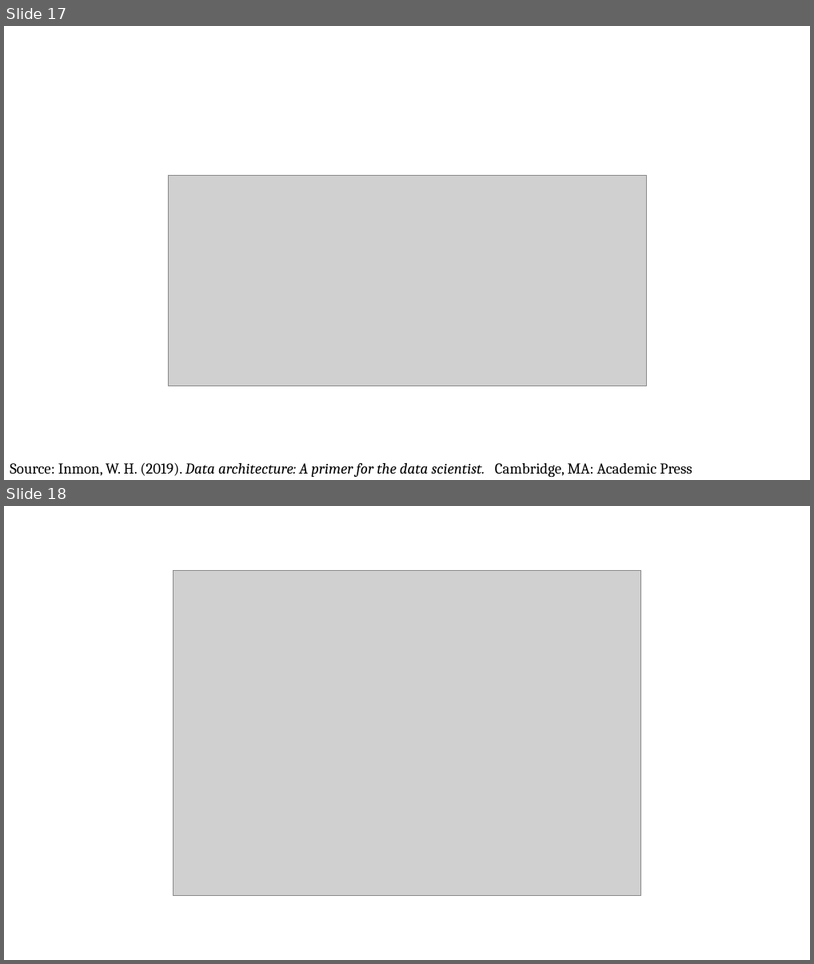
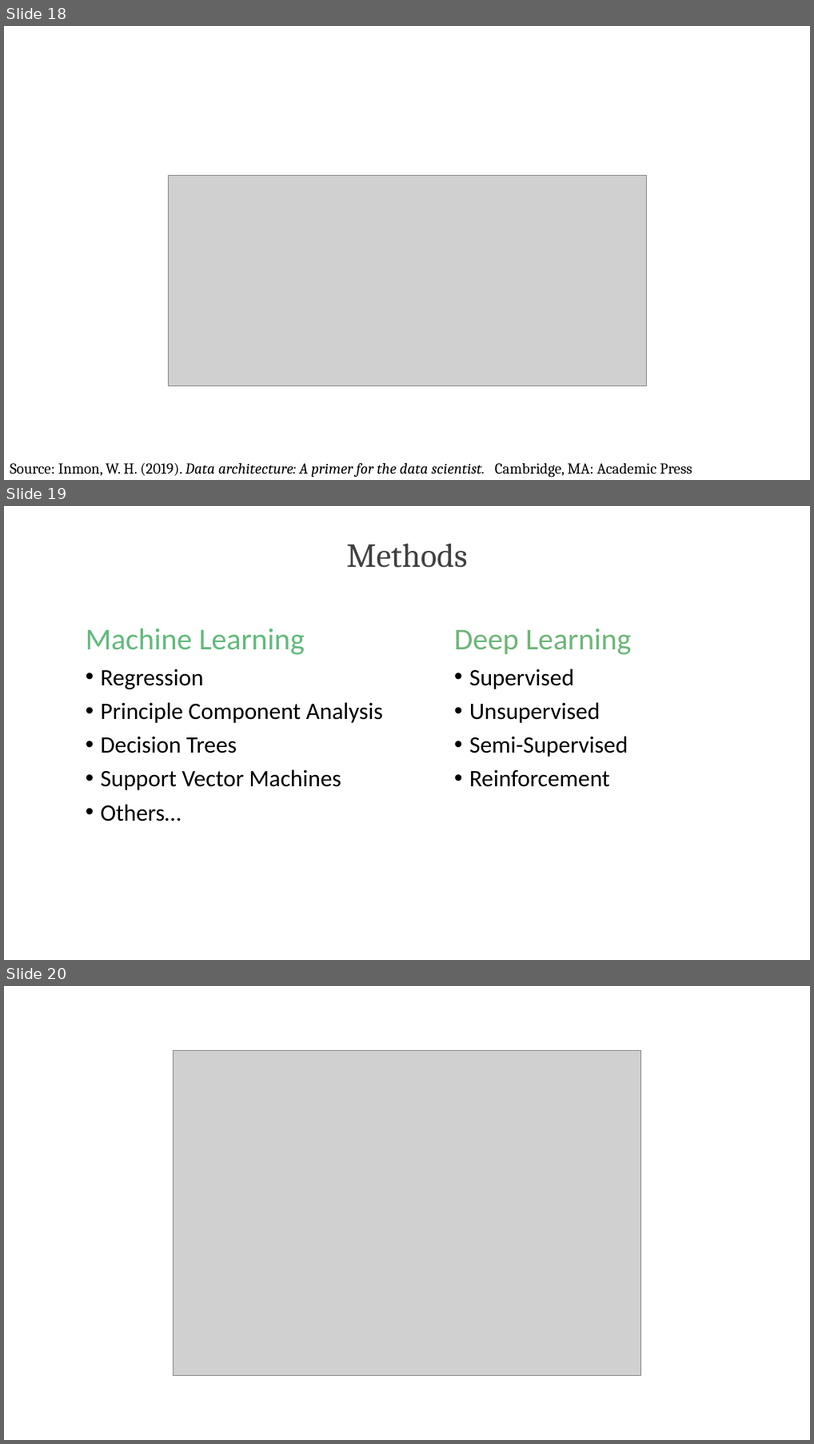
Before and after one commit to PracticumAI/what_is_ai, a slide deck: presentations/01_practicum_intro.pptx. Shown one above the other, each under a label of ours: slides 17 and 18 before the commit, slides 18, 19 and 20 after it. The pictures are 814x964 and 814x1444 pixels, drawn with LibreOffice and Linux fonts; fonts in the diff are those of the drawing; grey boxes stand for pictures. Boxes give left, top, right and bottom in pixels: in the first picture for what was removed or moved away, otherwise in the second. Text is boxed around its words. In the diff, an @@ line names an element or a change of style, - is before the commit and + after.

```diff
--- a/presentations/01_practicum_intro.pptx
+++ b/presentations/01_practicum_intro.pptx
@@ slide 19 added at [4, 506, 810, 960], background #FFFFFF @@
@@ text added at [346, 544, 467, 568], 40 pt, text #404040 @@
+Methods
@@ text added at [86, 628, 383, 821], 28 pt, text #000000 @@
+Machine Learning
+• Regression
+• Principle Component Analysis
+• Decision Trees
+• Support Vector Machines
+• Others…
@@ text added at [454, 628, 631, 787], 28 pt, text #000000 @@
+Deep Learning
+• Supervised
+• Unsupervised
+• Semi-Supervised
+• Reinforcement
@@ what was slide 17 is now slide 18 @@
@@ what was slide 18 is now slide 20 @@
```
Also in this commit, not shown: 2 slides changed, 2 other slides added, 1 slide removed, 2 other files.
